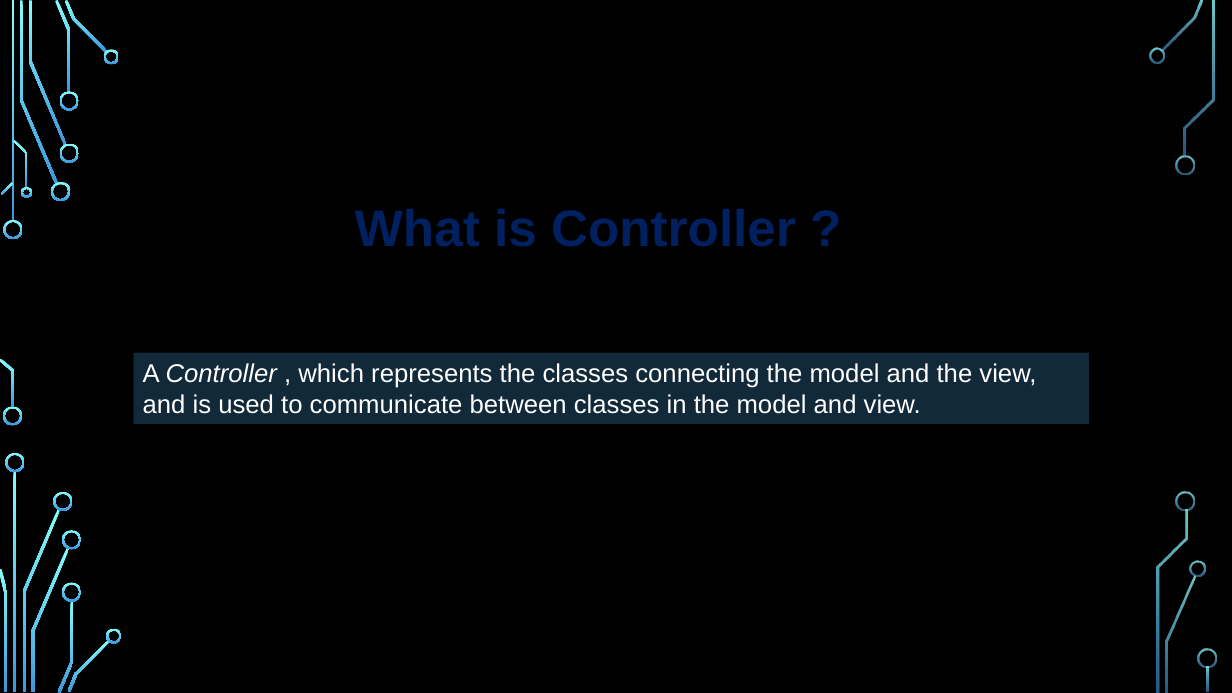
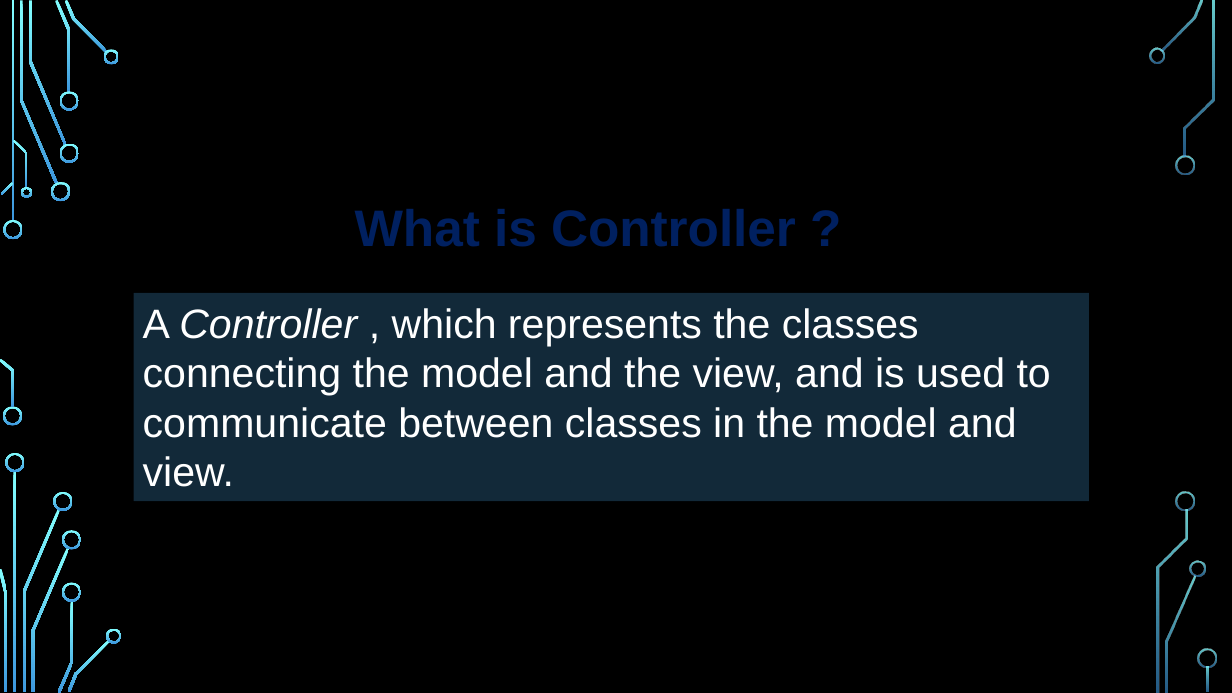
Before and after one commit to bugChanger/E-receipit_for_CSE404, a slide deck: slide 5 of MVC_video.pptx. Drawn at 1232x693 pixels with LibreOffice and Linux fonts; fonts in the diff are those of the drawing; background and template pictures are left out. Boxes give left, top, right and bottom in pixels: in the first picture for what was removed or moved away, otherwise in the second. Text is boxed around its words. In the diff, an @@ line names an element or a change of style, - is before the commit and + after.

```diff
--- a/MVC_video.pptx
+++ b/MVC_video.pptx
@@ rectangle "A Controller , which represents ...": place and size @@
-rectangle "A Controller , which represents ..." at box(134, 353, 1090, 424)
+rectangle "A Controller , which represents ..." at box(134, 293, 1090, 502)
@@ rectangle "A Controller , which represents ..." at box(134, 293, 1090, 502): size 20 to 32 pt @@
```
Also in this commit, not shown: 2 other slides changed, 1 other file.
